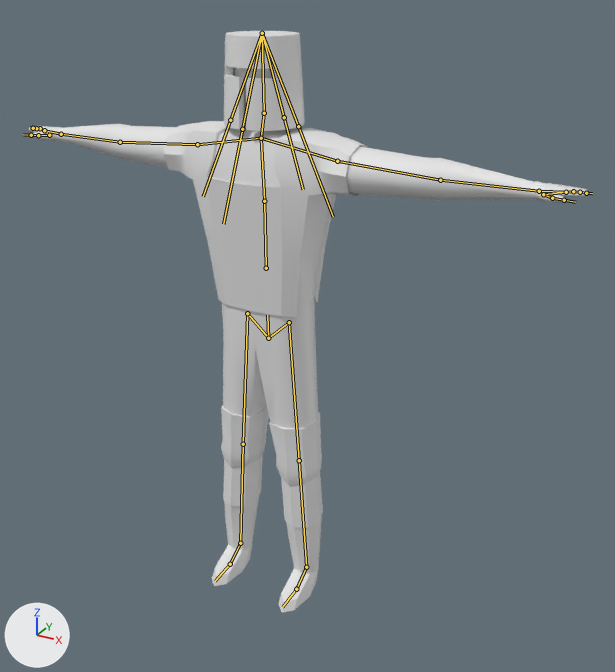
The FBX model assets/knight/knight.fbx as it was, and as the next commit left it.
Before and after are seen from a 50 mm lens placed at (3.67, -5.96, 2.91), pointed at (0.19, 0.37, -0.25). Every picture has the same lights, and +X, +Y and +Z are marked at lower left. The picture after the commit comes second. The bones that change, and the others that lie on the model, are drawn over the model as lines.
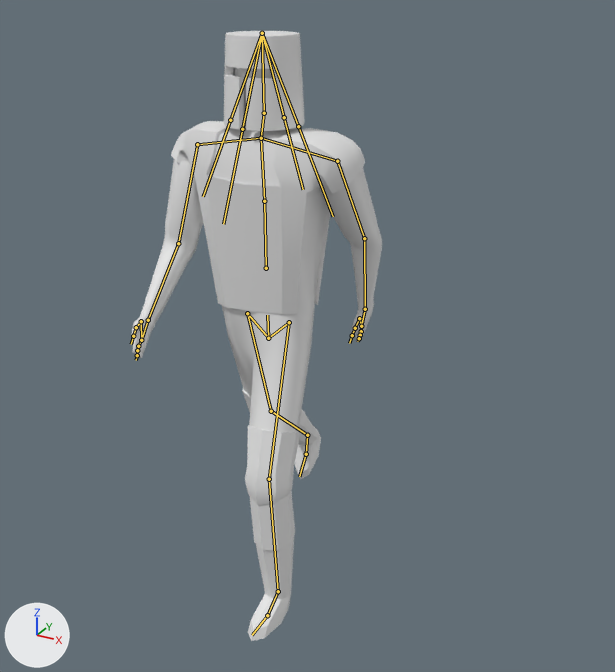
The newer file adds an action. The first version stands in its rest pose; the second is drawn at frame 31 of the action 'Armature|turn'.

Pixel boxes (x1, y1, x2, y2) of what changed, in the pictures (615 x 672 px):
'Mesh', posed (55% narrower): before (28, 31, 588, 613); after (132, 31, 382, 641)
bone 'upperarm_l', root to tip: before (337, 161) to (440, 180); after (337, 161) to (364, 238)
bone 'lowerarm_l', root to tip: before (440, 180) to (539, 191); after (364, 238) to (365, 309)
bone 'wrist_l', root to tip: before (539, 191) to (566, 192); after (365, 309) to (361, 326)
bone 'upperarm_r', root to tip: before (197, 144) to (120, 142); after (197, 144) to (178, 243)
bone 'lowerarm_r', root to tip: before (120, 142) to (61, 134); after (178, 243) to (148, 320)
bone 'wrist_r', root to tip: before (61, 134) to (44, 130); after (148, 320) to (141, 340)
bone 'upperleg_l', root to tip: before (289, 322) to (299, 460); after (289, 322) to (269, 479)
bone 'lowerleg_l', root to tip: before (299, 460) to (306, 567); after (269, 479) to (278, 591)
bone 'upperleg_r', root to tip: before (247, 313) to (243, 444); after (247, 313) to (271, 411)
bone 'lowerleg_r', root to tip: before (243, 444) to (240, 543); after (271, 411) to (307, 435)

The edits, one by one:
Bone 'upperarm_l' (bone_upperarm_l) turns from (0, 0, 0) to (-30, 2, -83) degrees about its own x, y and z.
Bone 'lowerarm_l' (bone_lowerarm_l) turns from (0, 0, 0) to (20, 2, -11) degrees about its own x, y and z.
Bone 'wrist_l' (bone_wrist_l) turns from (0, 0, 0) to (0, -1, -15) degrees about its own x, y and z.
Bone 'upperarm_r' (bone_upperarm_r) turns from (0, 0, 0) to (18, 1, 83) degrees about its own x, y and z.
Bone 'lowerarm_r' (bone_lowerarm_r) turns from (0, 0, 0) to (26, 0, 8) degrees about its own x, y and z.
Bone 'wrist_r' (bone_wrist_r) turns from (0, 0, 0) to (0, 1, 15) degrees about its own x, y and z.
Bone 'upperleg_l' (bone_upperleg_l) turns from (0, 0, 0) to (1, -2, -23) degrees about its own x, y and z.
Bone 'lowerleg_l' (bone_lowerleg_l) turns from (0, 0, 0) to (0, 1, 23) degrees about its own x, y and z.
Bone 'upperleg_r' (bone_upperleg_r) turns from (0, 0, 0) to (1, -2, -23) degrees about its own x, y and z.
Bone 'lowerleg_r' (bone_lowerleg_r) turns from (0, 0, 0) to (0, -2, -27) degrees about its own x, y and z.
